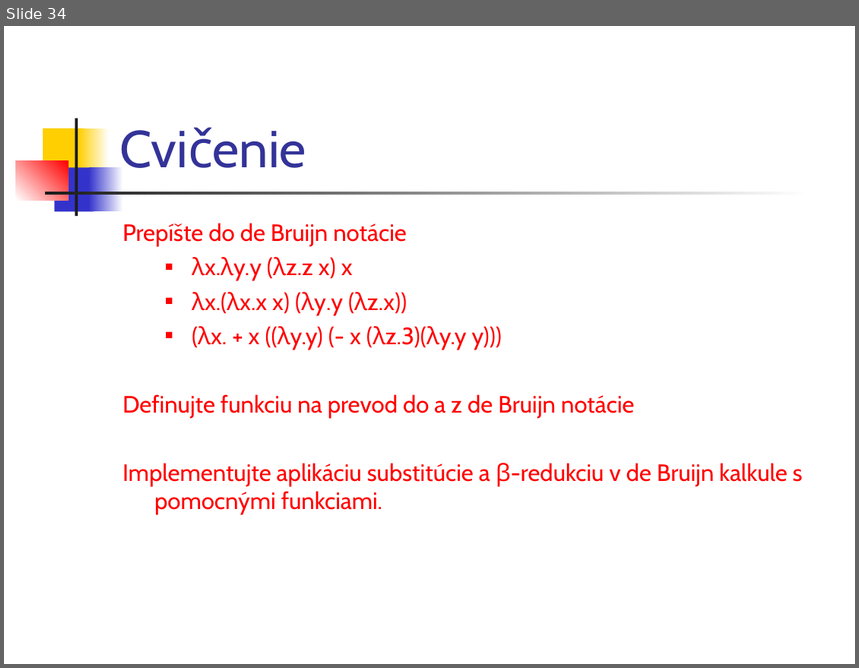
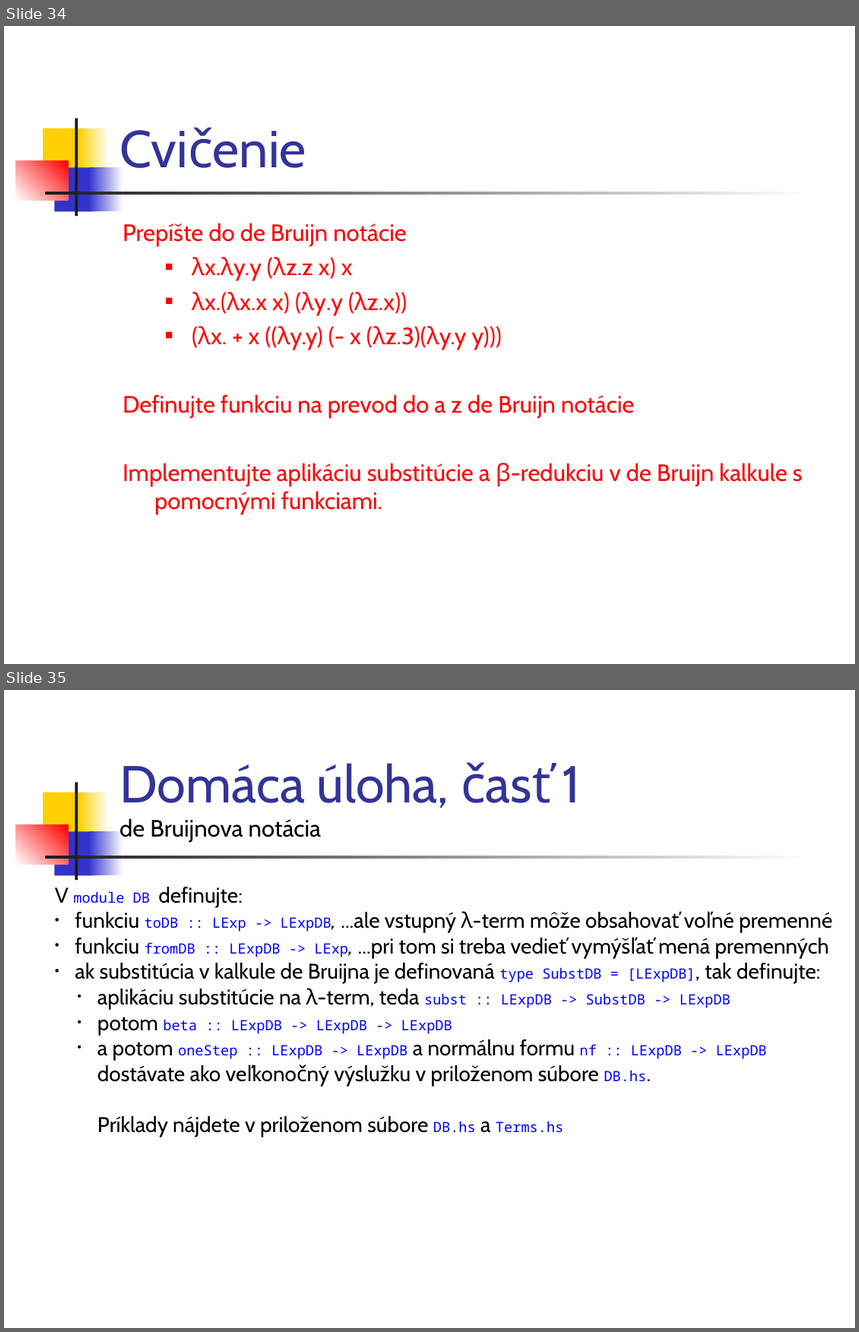
Before and after one commit to Funkcionalne/Prednasky, a slide deck: 07/07_dB_fpro.ppt. Shown one above the other, each under a label of ours: slide 34 before the commit, slides 34 and 35 after it. The pictures are 859x668 and 859x1332 pixels, drawn with LibreOffice and Linux fonts; fonts in the diff are those of the drawing. Boxes give left, top, right and bottom in pixels: in the first picture for what was removed or moved away, otherwise in the second. Text is boxed around its words. In the diff, an @@ line names an element or a change of style, - is before the commit and + after.

```diff
--- a/07/07_dB_fpro.ppt
+++ b/07/07_dB_fpro.ppt
@@ slide 35 added at (4, 690, 855, 1328), background #FFFFFF; not listed: 7 template elements that a slide beside it also shows @@
@@ title added at (120, 763, 581, 842), 20 pt, text #000000 @@
+Domáca úloha, časť 1
+de Bruijnova notácia
@@ text added at (55, 887, 832, 1137), 18 pt, text #000000 @@
+V module DB definujte:
+• funkciu toDB :: LExp -> LExpDB, ...ale vstupný λ-term môže obsahovať voľné premenné
+• funkciu fromDB :: LExpDB -> LExp, ...pri tom si treba vedieť vymýšľať mená premenných
+• ak substitúcia v kalkule de Bruijna je definovaná type SubstDB = [LExpDB], tak definujte:
+  • aplikáciu substitúcie na λ-term, teda subst :: LExpDB -> SubstDB -> LExpDB
+  • potom beta :: LExpDB -> LExpDB -> LExpDB
+  • a potom oneStep :: LExpDB -> LExpDB a normálnu formu nf :: LExpDB -> LExpDB
+  dostávate ako veľkonočný výslužku v priloženom súbore DB.hs.
+Príklady nájdete v priloženom súbore DB.hs a Terms.hs
```
Also in this commit, not shown: 5 slides changed, 4 other files.
